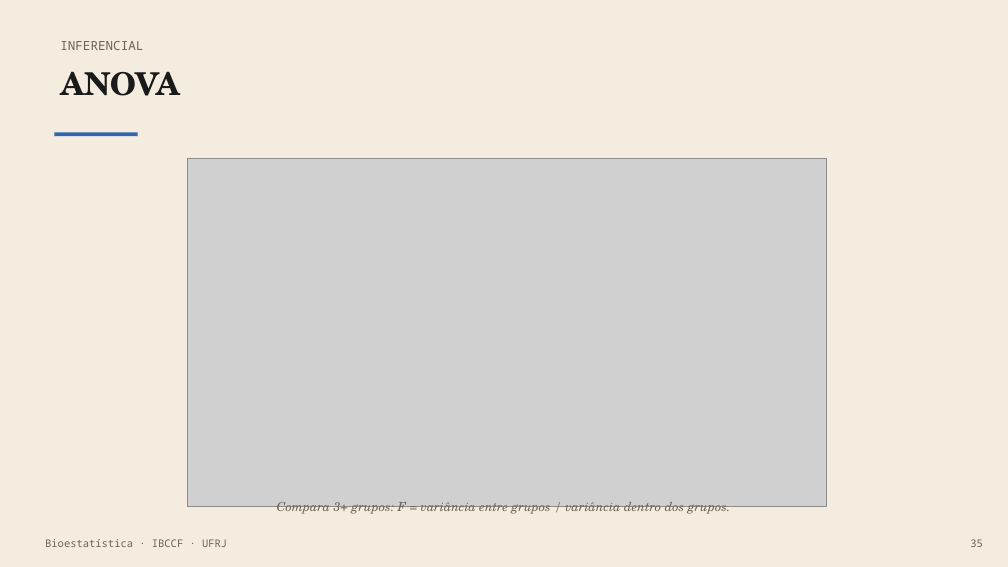
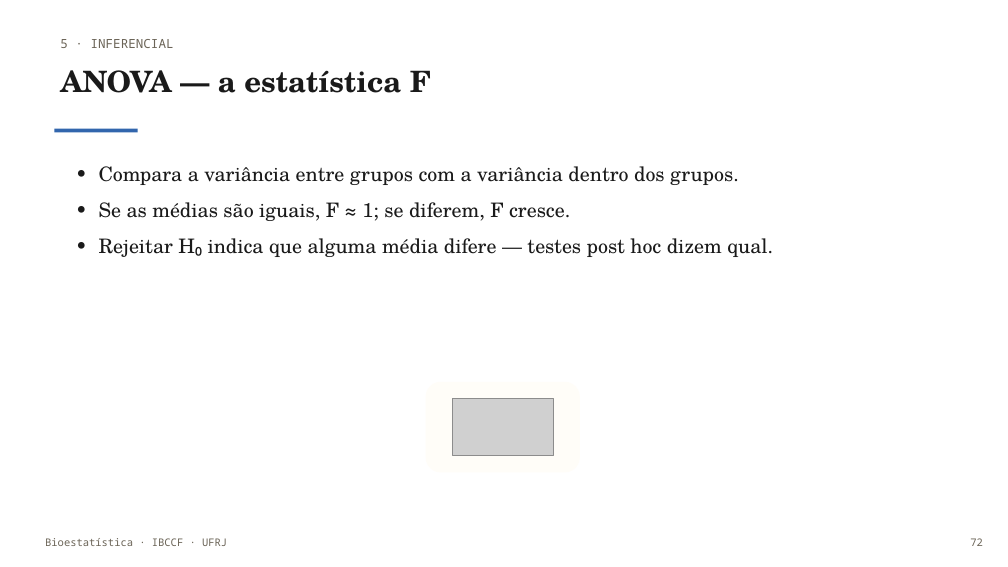
Before and after one commit to monteirotorres/biostat, a slide deck: slide 73 of bioestatistica_slides.pptx (slide 36 before the commit). Drawn at 1008x567 pixels with LibreOffice and Linux fonts; fonts in the diff are those of the drawing; grey boxes stand for pictures; background and template pictures are left out. Boxes give left, top, right and bottom in pixels: in the first picture for what was removed or moved away, otherwise in the second. Text is boxed around its words. In the diff, an @@ line names an element or a change of style, - is before the commit and + after.

```diff
--- a/bioestatistica_slides.pptx
+++ b/bioestatistica_slides.pptx
@@ rectangle removed at [0, 0, 1008, 567] @@
@@ text at [60, 39, 174, 48]: text changed @@
-INFERENCIAL
+5 · INFERENCIAL
@@ text at [60, 70, 431, 93]: text changed; size 30 to 28 pt @@
-ANOVA
+ANOVA — a estatística F
@@ rectangle: place and size @@
-rectangle at [54, 132, 138, 136]
+rectangle at [54, 129, 138, 132]
@@ text added at [99, 166, 773, 257], 19 pt, text #1A1A1A @@
+• Compara a variância entre grupos com a variância dentro dos grupos.
+• Se as médias são iguais, F ≈ 1; se diferem, F cresce.
+• Rejeitar H₀ indica que alguma média difere — testes post hoc dizem qual.
@@ picture removed at [187, 159, 826, 507] @@
@@ rounded rectangle added at [426, 382, 580, 473], fill #FFFDF8 @@
@@ picture added at [452, 399, 554, 455] @@
@@ text removed at [277, 502, 731, 514] @@
-Compara 3+ grupos: F = variância entre grupos / variância dentro dos grupos.
@@ text at [970, 538, 983, 546]: text changed @@
-35
+72
```
Also in this commit, not shown: 32 other slides changed, 63 slides added, 8 slides removed, 45 other files.
